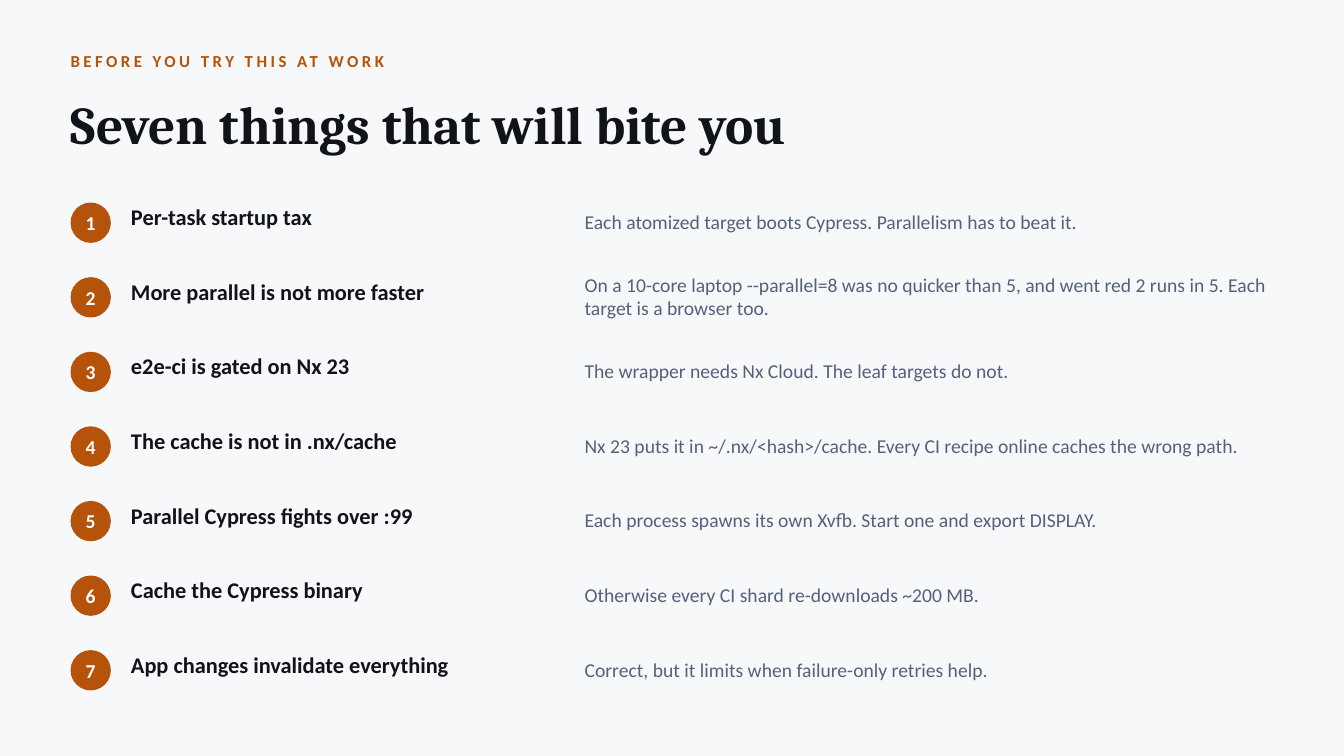
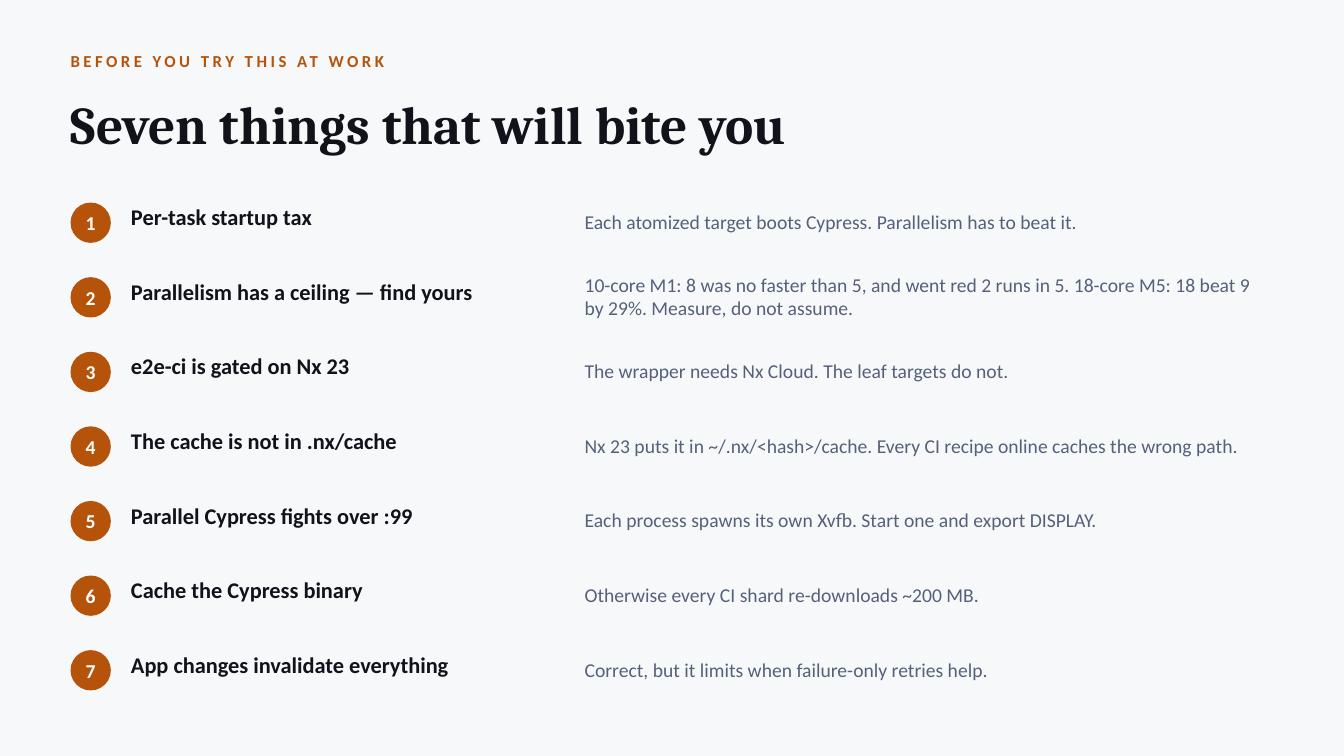
Before and after one commit to radzivil/nx-scaling-e2e-tests-with-atomizer, a slide deck: slide 25 of talk/Scaling-E2E-Tests-with-Nx.pptx. Drawn at 1344x756 pixels with LibreOffice and Linux fonts; fonts in the diff are those of the drawing. Boxes give left, top, right and bottom in pixels: in the first picture for what was removed or moved away, otherwise in the second. Text is boxed around its words. In the diff, an @@ line names an element or a change of style, - is before the commit and + after.

Commit message:
Record the all-cores M5 run, and stop overclaiming the ceiling
--parallel=18 on the 18-core M5 took the same 30 targets to 34s, against 48s at
9. The same move on the 10-core M1 cost speed and reliability, so the gotcha as
written was wrong: it is not that more parallel never helps, it is that the
ceiling is machine-specific.

Retitled to "Parallelism has a ceiling — find yours" and carrying both
measurements, since one alone misleads. Half your cores stays the default: safe
everywhere, optimal nowhere.

```diff
--- a/talk/Scaling-E2E-Tests-with-Nx.pptx
+++ b/talk/Scaling-E2E-Tests-with-Nx.pptx
@@ text at [131,284,472,304]: text changed @@
-More parallel is not more faster
+Parallelism has a ceiling — find yours
@@ text at [585,278,1250,318]: text changed @@
-On a 10-core laptop --parallel=8 was no quicker than 5, and went red 2 runs in 5. Each target is a browser too.
+10-core M1: 8 was no faster than 5, and went red 2 runs in 5. 18-core M5: 18 beat 9 by 29%. Measure, do not assume.
```
Also in this commit, not shown: 1 other slide changed, 4 other files.
